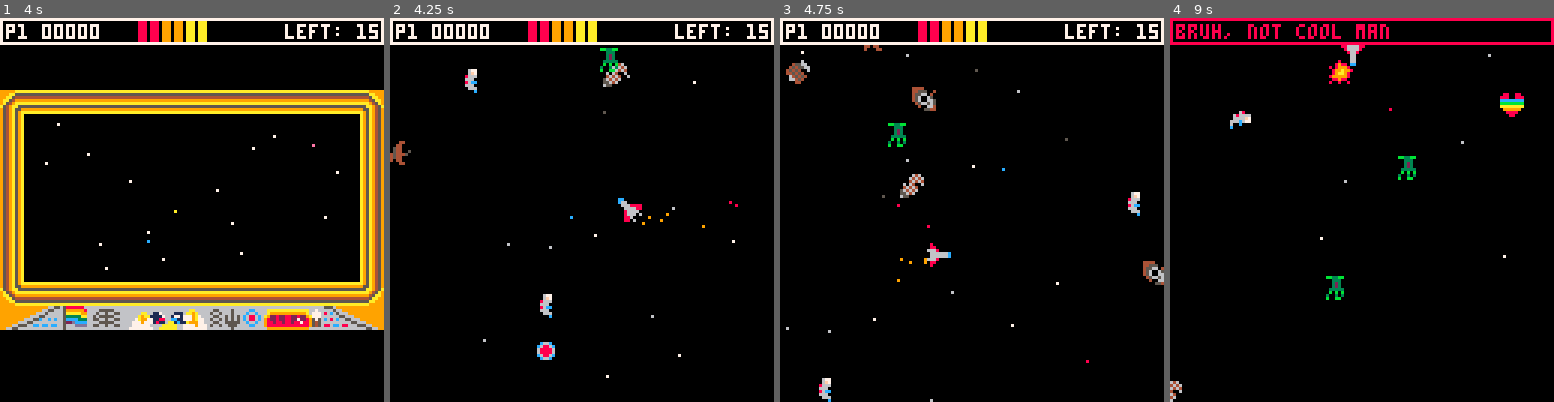
Above: before the commit, frames 1-4 (left to right).
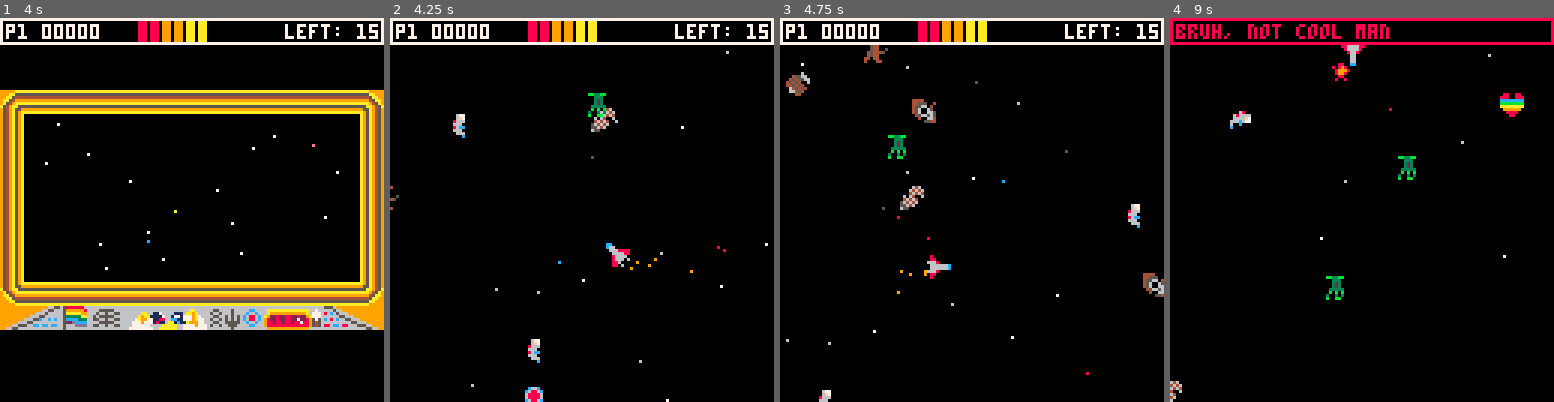
Above: after the commit, the same moments.

Repository: nsatragno/pico8-carts
Game: PICO-8 cartridge space_rescue.p8
The game is run twice, just before and just after one commit, with the same random seed, the same clock (stepped at 60 frames per second) and the same inputs.
Inputs:
- Up to frame 1 (4 s): tap X (X key) at 0.33, 1.07, 1.85, 2.97 s; tap O (Z key) at 0.7, 1.7, 2.1, 2.5, 2.9, 3.3, 3.7 s; hold Right 1.6-2.1 s; hold Up 2.15-2.42 s; hold Right 2.47-3.03 s; hold Left 3.08-3.58 s; hold Down 3.63-3.97 s
- Up to frame 2 (4.25 s): hold Right from 4.02 s (still down); tap X (X key) at 4.08 s; tap O (Z key) at 4.1 s
- Up to frame 3 (4.75 s): tap O (Z key) at 4.5 s; release Right at 4.68 s; hold Up from 4.73 s (still down)
- Up to frame 4 (9 s): tap O (Z key) every 0.4 s from 4.9 to 8.9 s; release Up at 5.03 s; hold Left 5.08-5.68 s; tap X (X key) every 1.12 s from 5.2 to 8.55 s; hold Down 5.73-6.03 s; hold Right 6.08-6.58 s; hold Right 6.63-7.13 s; hold Up 7.18-7.45 s; hold Right 7.5-8.07 s; hold Left 8.12-8.62 s; hold Down from 8.67 s (still down)

Frame 1 is identical in both runs. In frame 2, 2.5% of the frame differs, in the area x 0-99%, y 7-100%; in frame 3, 2.9%, in the area x 1-100%, y 7-100%; in frame 4, 0.2%.

Commit message:
Fix explosion glitch and attempt to shake camera

Diff:
--- a/space_rescue.p8
+++ b/space_rescue.p8
@@ -107,6 +107,7 @@
  hp -= dmg
  if hp <= 0 then
   state = "dead"
+  hit = 0
   music(-1)
   sfx(2)
   time_death = 54
@@ -152,7 +153,7 @@
 
 -- returns the explosion sprite for |life|
 function explosion_for(life)
- return 22 + 6 - life \ 9
+ return 22 + (54 - life) \ 9
 end
 
 function spawn_coordinates(list)
@@ -1468,6 +1469,11 @@
  camera_x = flr(mid(-4, camera_x, map_width - 124))
  -- allow the camera to go up 8 pixels to make room for the HUD.
  camera_y = flr(mid(-12, camera_y, map_height - 124))
+
+ if hit > 0 then
+  camera_x += rnd(4) - 2
+  camera_y += rnd(4) - 2
+ end
 
  camera(camera_x, camera_y)
 
